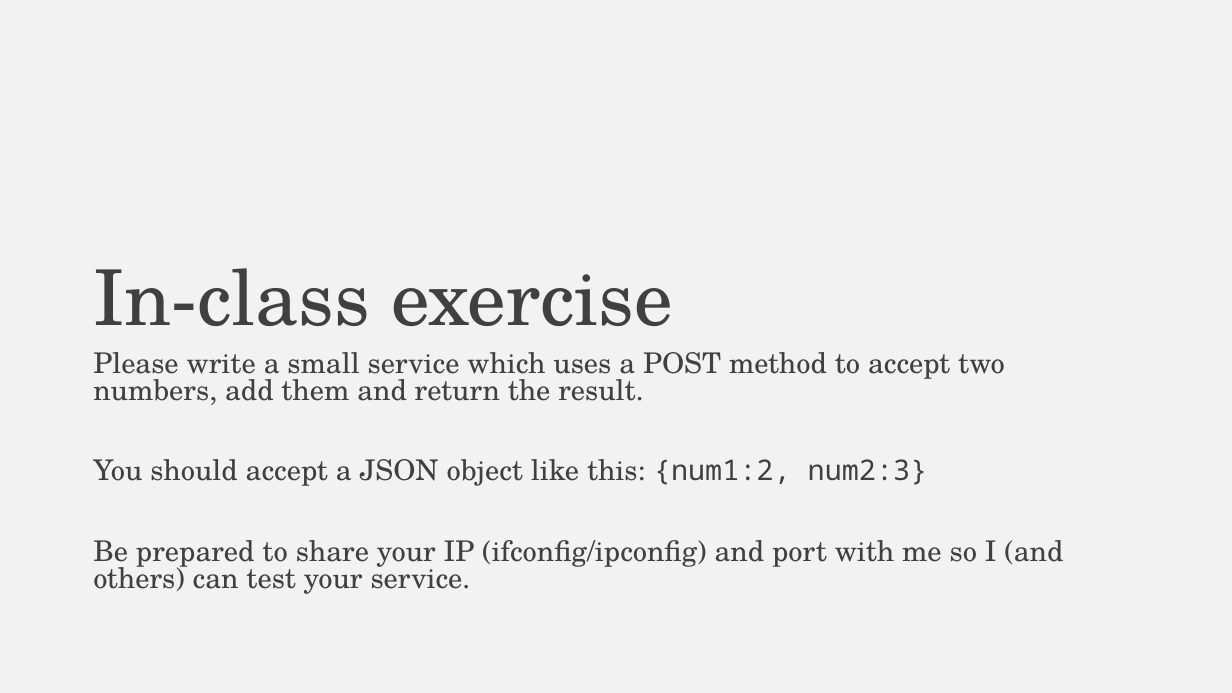
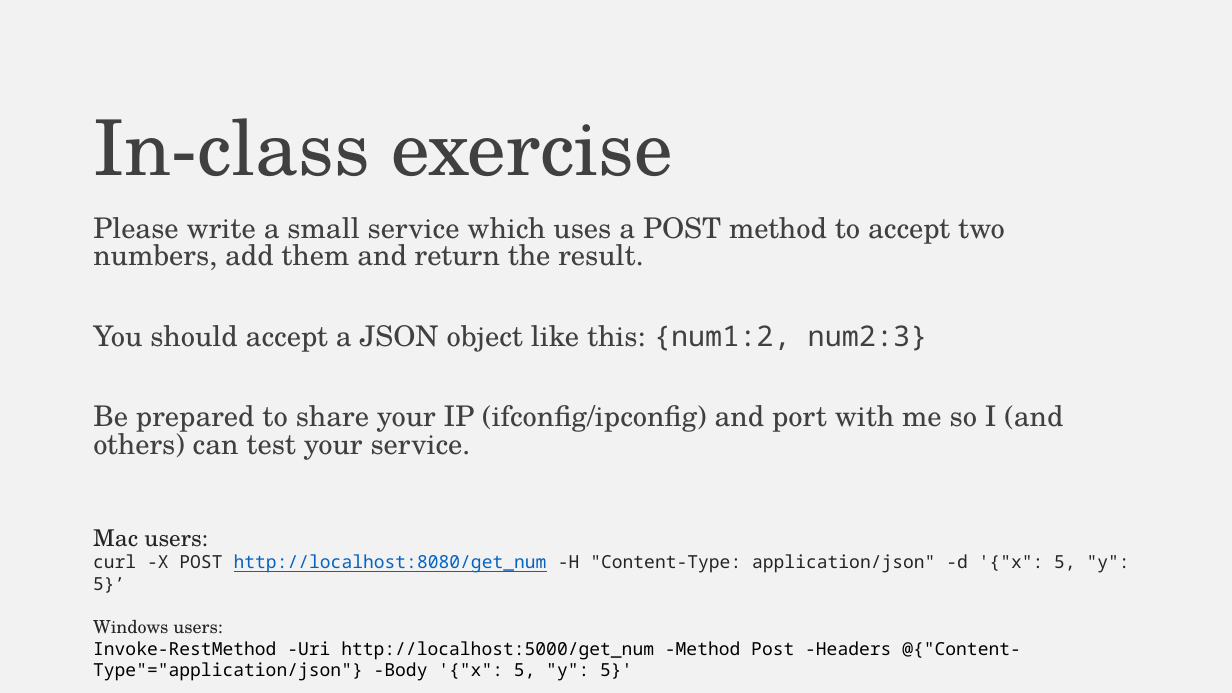
Before and after one commit to falconair/ProgrammingForAnalytics, a slide deck: slide 37 of lectures/075_web_under_the_hood/The web, under the hood.pptx (slide 36 before the commit). Drawn at 1232x693 pixels with LibreOffice and Linux fonts; fonts in the diff are those of the drawing. Boxes give left, top, right and bottom in pixels: in the first picture for what was removed or moved away, otherwise in the second. Text is boxed around its words. In the diff, an @@ line names an element or a change of style, - is before the commit and + after.

```diff
--- a/lectures/075_web_under_the_hood/The web, under the hood.pptx
+++ b/lectures/075_web_under_the_hood/The web, under the hood.pptx
@@ title "In-class exercise": place and size @@
-title "In-class exercise" at <box>93,268,673,326</box>
+title "In-class exercise" at <box>93,118,673,176</box>
@@ text "Please write a small service ...": place and size @@
-text "Please write a small service ..." at <box>93,352,1063,594</box>
+text "Please write a small service ..." at <box>93,217,1063,460</box>
@@ text added at <box>93,529,1130,681</box>, 14 pt, text #000000 @@
+Mac users:
+curl -X POST http://localhost:8080/get_num -H "Content-Type: application/json" -d '{"x": 5, "y": 5}’
+Windows users:
+Invoke-RestMethod -Uri http://localhost:5000/get_num -Method Post -Headers @{"Content-Type"="application/json"} -Body '{"x": 5, "y": 5}'
```
Also in this commit, not shown: 2 other slides changed, 1 slide added, 1 other file.
